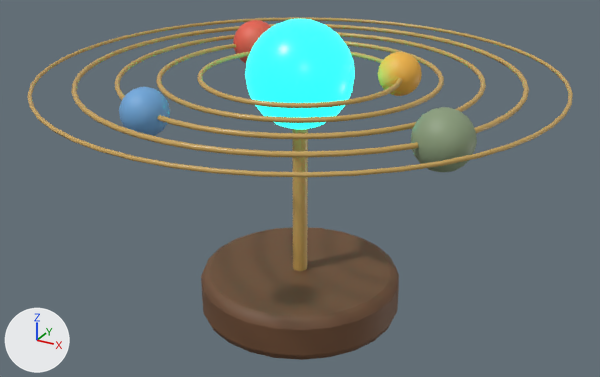
One commit to the glTF model public/3d/models/obj_movize_orrery.glb: the scene before it, then after it.
Before and after are seen from a 50 mm lens placed at (1.622, 0.933, 2.426), pointed at (1.203, 1.694, 2.045). Every picture has the same lights, and +X, +Y and +Z are marked at lower left. The picture after the commit comes second. Where no turn or scale is listed for an object, it has been applied to the vertices.

The first picture shows 'orbit_connect_portal', 'orbit_mobile_app', 'orbit_spare', 'orbit_web_app', 'orbit_website', 'orrery_base', 'orrery_rod', 'orrery_sun', 'planet_connect_portal', 'planet_mobile_app', 'planet_web_app', 'planet_website'.
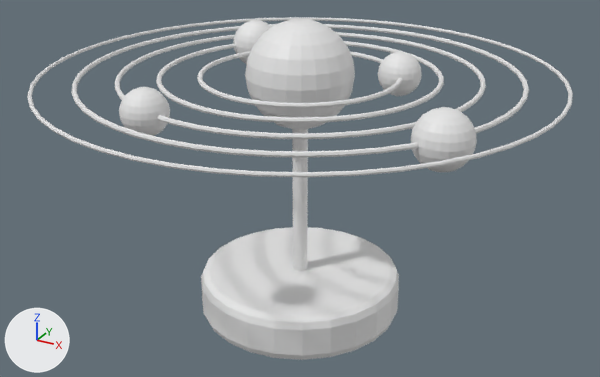
Location of each change, [x1, y1, x2, y2] in pixels of the pictures (600 x 377 px):
'orrery_base', recoloured (brown to white): [201, 227, 399, 360] in both
'orrery_sun', recoloured (cyan to white): [245, 19, 355, 129] in both
'orbit_spare', recoloured: [27, 17, 573, 177] in both
'orbit_connect_portal', recoloured: [71, 24, 529, 158] in both
'planet_connect_portal', recoloured (greyish green to white): [411, 107, 477, 172] in both
'orbit_website', recoloured: [115, 32, 486, 139] in both
'orbit_web_app', recoloured: [156, 41, 444, 123] in both
'planet_website', recoloured (blue to white): [119, 87, 170, 136] in both
'orrery_rod', recoloured (orange to white): [292, 129, 308, 271] in both
'orbit_mobile_app', recoloured: [197, 51, 402, 108] in both
'planet_mobile_app', recoloured (orange to white): [378, 52, 422, 96] in both
'planet_web_app', recoloured (red to white): [233, 20, 272, 63] in both

What the commit changed:
me_torus_003 has 384 vertices, 768 faces and spans x -0.24..0.24, y -0.24..0.24, z -0.003..0.003.
me_torus_003 no longer uses material mat_m_brass (orange #c9a45c).
me_torus has 384 vertices, 768 faces and spans x -0.111..0.111, y -0.111..0.111, z -0.003..0.003.
me_torus no longer uses material mat_m_brass (orange #c9a45c).
me_torus_004 has 384 vertices, 768 faces and spans x -0.283..0.283, y -0.283..0.283, z -0.002..0.002.
me_torus_004 no longer uses material mat_m_brass (orange #c9a45c).
me_torus_001 has 384 vertices, 768 faces and spans x -0.154..0.154, y -0.154..0.154, z -0.003..0.003.
me_torus_001 no longer uses material mat_m_brass (orange #c9a45c).
me_torus_002 has 384 vertices, 768 faces and spans x -0.197..0.197, y -0.197..0.197, z -0.003..0.003.
me_torus_002 no longer uses material mat_m_brass (orange #c9a45c).
me_cylinder_009 has 144 vertices, 284 faces and spans x -0.119..0.119, y -0.119..0.119, z -0.027..0.027.
me_cylinder_009 no longer uses material mat_m_wood_dk (brown #6e4b31).
me_cylinder_010 has 48 vertices, 92 faces and spans x -0.009..0.009, y -0.009..0.009, z -0.108..0.108.
me_cylinder_010 no longer uses material mat_m_brass (orange #c9a45c).
me_sphere_005 has 266 vertices, 528 faces and spans x -0.0594..0.0594, y -0.0594..0.0594, z -0.0594..0.0594.
me_sphere_005 no longer uses material mat_m_sun (cyan #14b8a6, glowing cyan #20ffe7).
me_sphere_009 has 266 vertices, 528 faces and spans x -0.0281..0.0281, y -0.0281..0.0281, z -0.0281..0.0281.
me_sphere_009 no longer uses material mat_m_planet4 (greyish green #8b9e7c).
me_sphere_006 has 266 vertices, 528 faces and spans x -0.0238..0.0238, y -0.0238..0.0238, z -0.0238..0.0238.
me_sphere_006 no longer uses material mat_m_planet1 (orange #f2b544).
me_sphere_007 has 266 vertices, 528 faces and spans x -0.0281..0.0281, y -0.0281..0.0281, z -0.0281..0.0281.
me_sphere_007 no longer uses material mat_m_planet2 (red #e85d4a).
me_sphere_008 has 266 vertices, 528 faces and spans x -0.0238..0.0238, y -0.0238..0.0238, z -0.0238..0.0238.
me_sphere_008 no longer uses material mat_m_planet3 (blue #6fa8dc).
